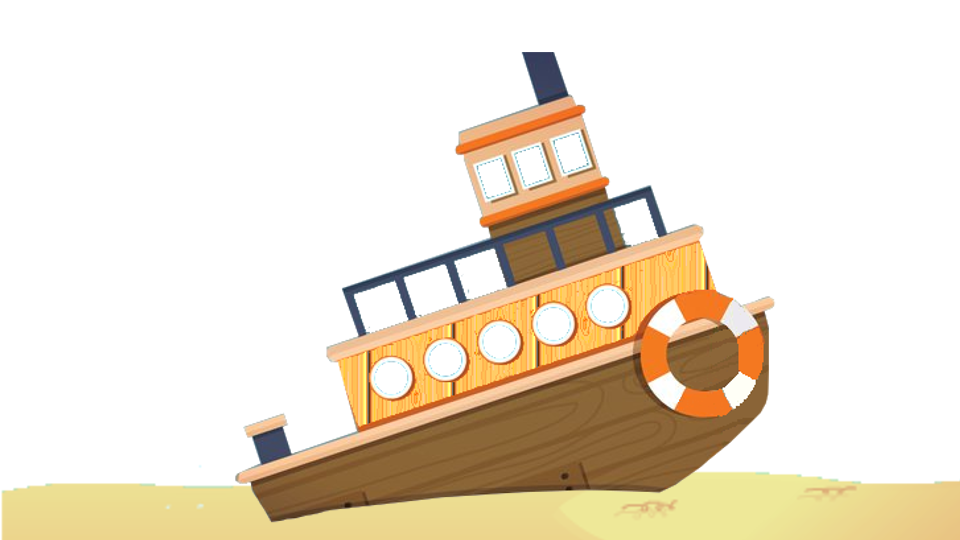
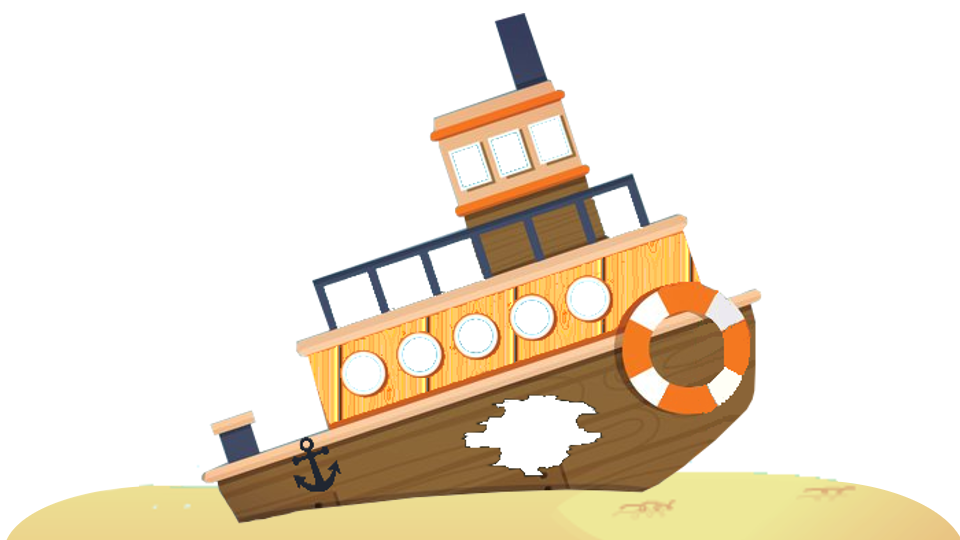
Revision of a layered w=960, h=540 image; what changed, layer by layer:
renamed "Transformation" to "sunkenship.png", painted on it over [201, 13, 776, 524]
painted on "Transformation #1" over [1, 446, 960, 540]
